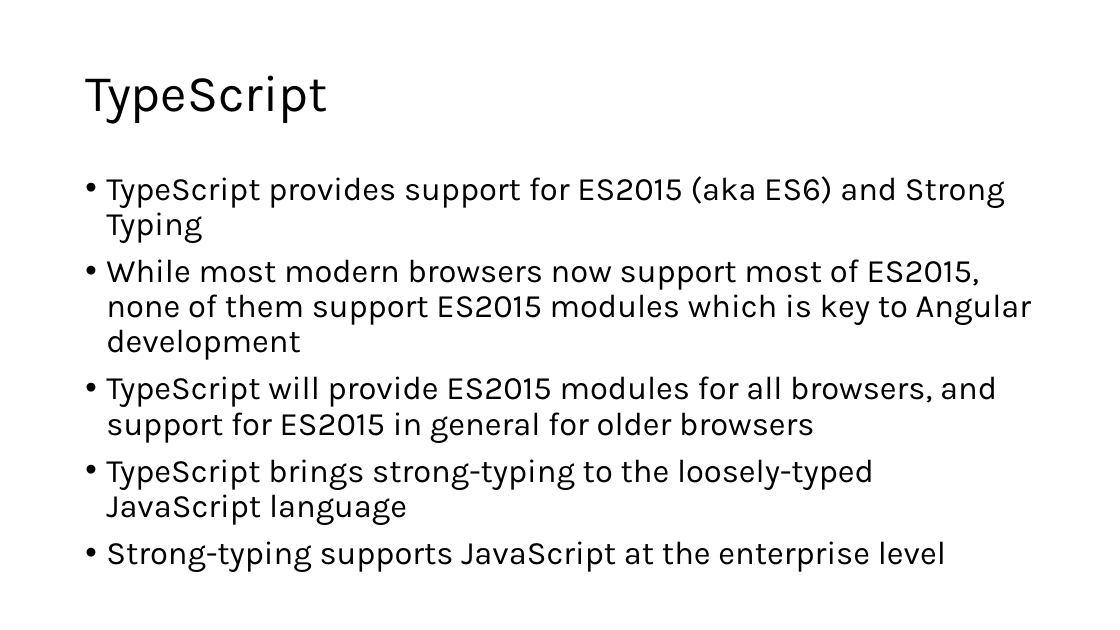
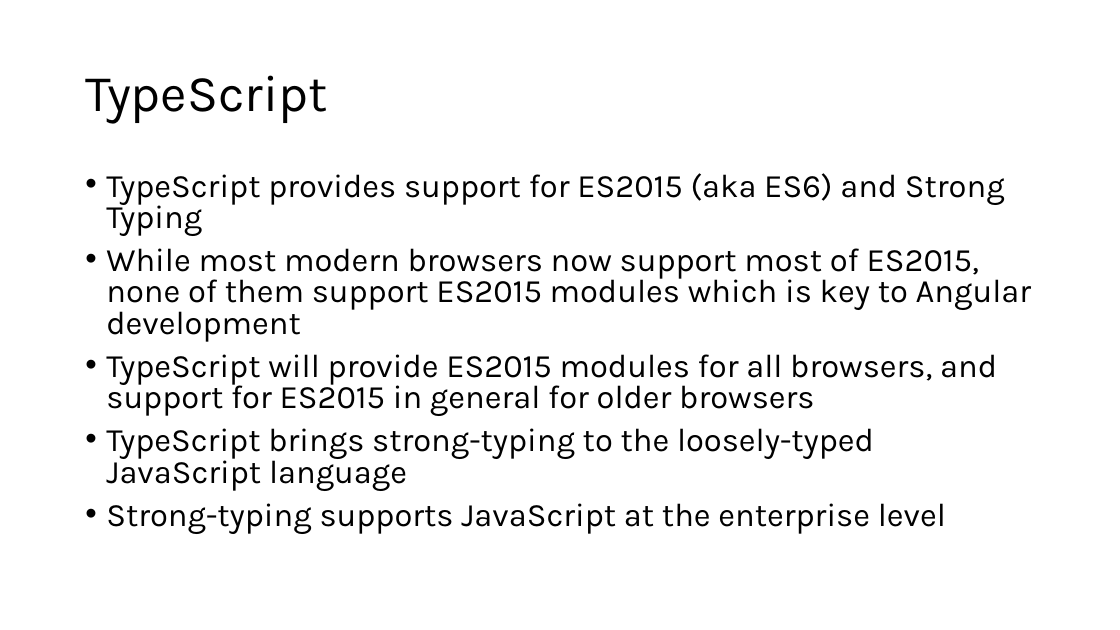
Before and after one commit to warpyu/TechnicalCommunityContent, a slide deck: slide 11 of Web Frameworks/Angular/Session 1 - Introduction and Slides/Introduction to Angular.pptx. Drawn at 1120x630 pixels with LibreOffice and Linux fonts; fonts in the diff are those of the drawing. Boxes give left, top, right and bottom in pixels: in the first picture for what was removed or moved away, otherwise in the second. Text is boxed around its words. In the diff, an @@ line names an element or a change of style, - is before the commit and + after.

Commit message:
Finalized Angular module

```diff
--- a/Web Frameworks/Angular/Session 1 - Introduction and Slides/Introduction to Angular.pptx
+++ b/Web Frameworks/Angular/Session 1 - Introduction and Slides/Introduction to Angular.pptx
@@ text "TypeScript provides support for ES2015 ..." at box(106, 173, 1031, 534): line spacing 0.9 to 0.8 @@
```
Also in this commit, not shown: 1 slide removed, 8 other files.
